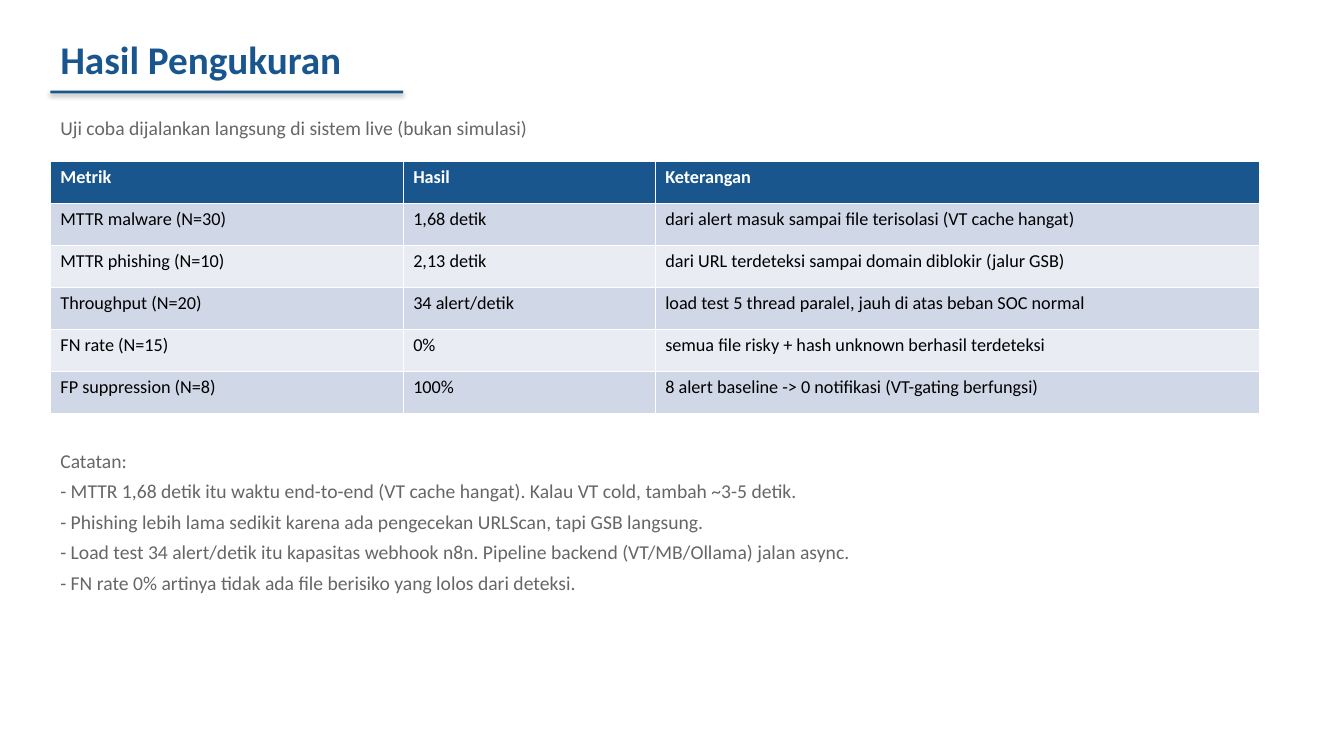
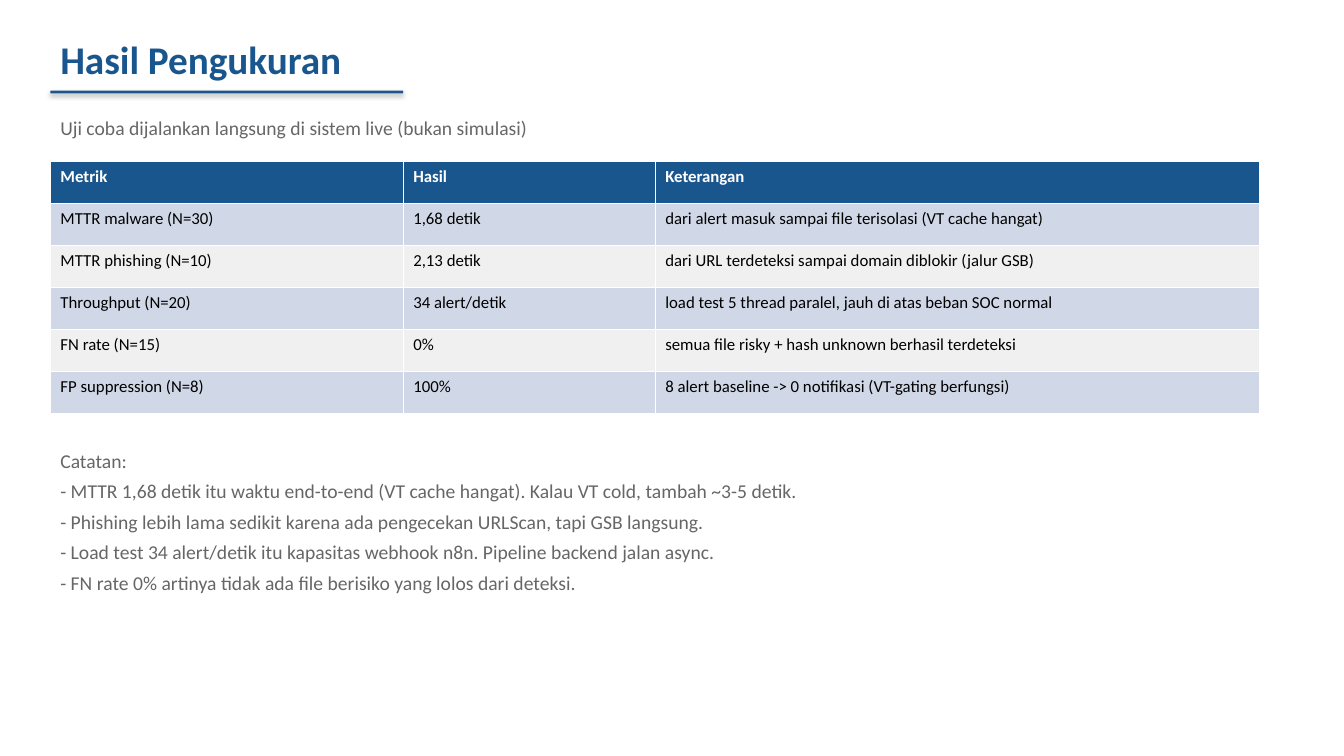
Before and after one commit to ravi-arnan/soar-project, a slide deck: slide 6 of docs/BIMBINGAN-TA-SOAR.pptx (slide 5 before the commit). Drawn at 1344x756 pixels with LibreOffice and Linux fonts; fonts in the diff are those of the drawing. Boxes give left, top, right and bottom in pixels: in the first picture for what was removed or moved away, otherwise in the second. Text is boxed around its words. In the diff, an @@ line names an element or a change of style, - is before the commit and + after.

```diff
--- a/docs/BIMBINGAN-TA-SOAR.pptx
+++ b/docs/BIMBINGAN-TA-SOAR.pptx
@@ table at (50,161,1260,413) @@
@@ fill #E9EDF4 to #F0F0F0 in 6 cells @@
@@ size 13 to 12 pt @@
@@ text at (71,545,714,563): text changed @@
-- Load test 34 alert/detik itu kapasitas webhook n8n. Pipeline backend (VT/MB/Ollama) jalan async.
+- Load test 34 alert/detik itu kapasitas webhook n8n. Pipeline backend jalan async.
```
Also in this commit, not shown: 2 other slides changed, 3 slides added, 2 slides removed, 1 other file.
